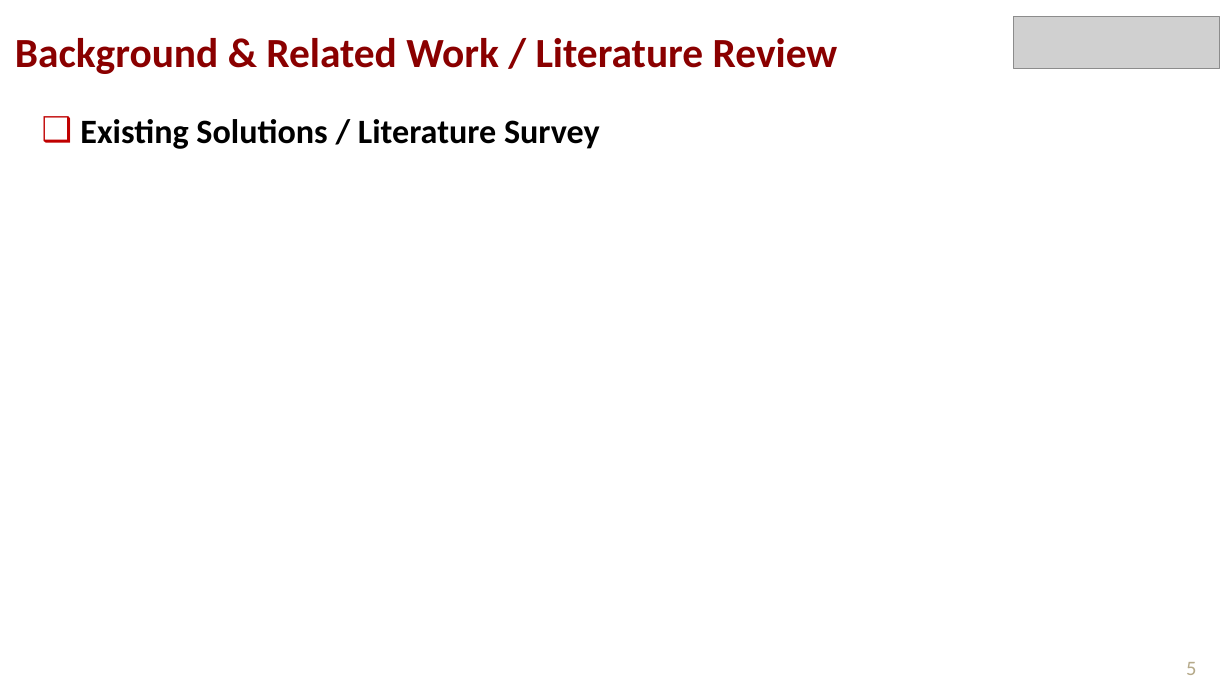
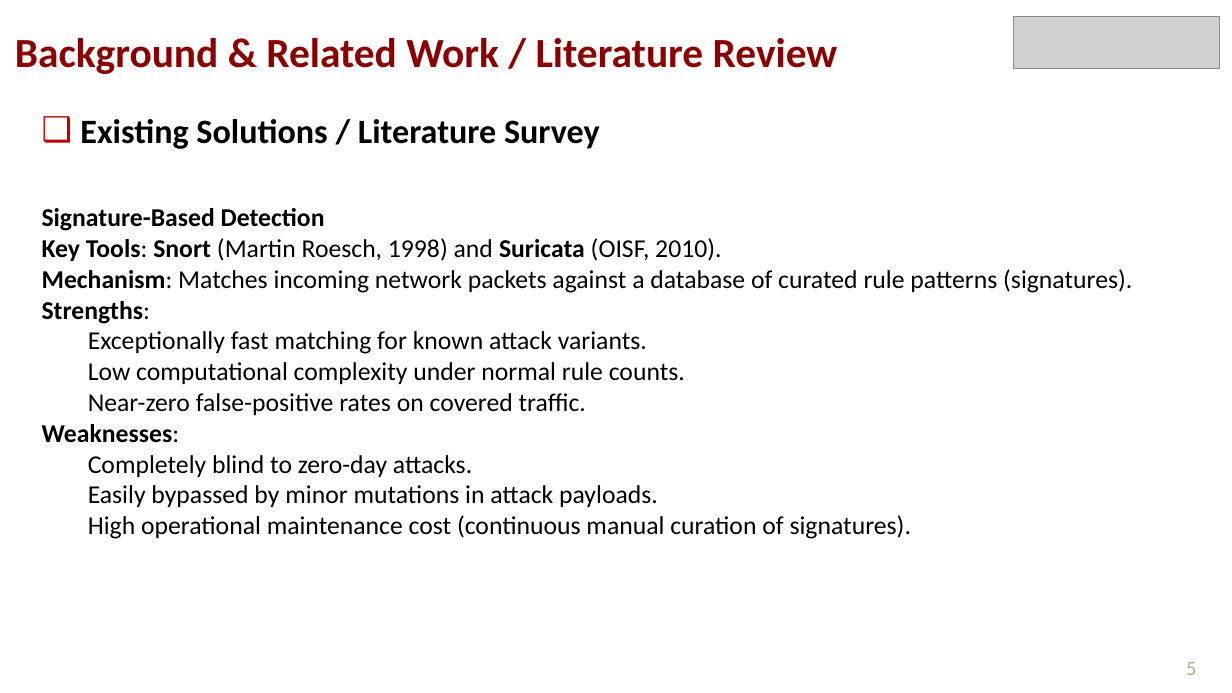
Before and after one commit to syedmaax/Intrusion-Detection, a slide deck: slide 5 of SCOPE_SDP_Template_May_2026.pptx. Drawn at 1232x693 pixels with LibreOffice and Linux fonts; fonts in the diff are those of the drawing; grey boxes stand for pictures. Boxes give left, top, right and bottom in pixels: in the first picture for what was removed or moved away, otherwise in the second. Text is boxed around its words. In the diff, an @@ line names an element or a change of style, - is before the commit and + after.

Commit message:
Update intrusion detection project assets

```diff
--- a/SCOPE_SDP_Template_May_2026.pptx
+++ b/SCOPE_SDP_Template_May_2026.pptx
@@ text at (x1=42, y1=208, x2=1132, y2=539): paragraphs added @@
+Signature-Based Detection
+Key Tools: Snort (Martin Roesch, 1998) and Suricata (OISF, 2010).
+Mechanism: Matches incoming network packets against a database of curated rule patterns (signatures).
+Strengths:
+  Exceptionally fast matching for known attack variants.
+  Low computational complexity under normal rule counts.
+  Near-zero false-positive rates on covered traffic.
+Weaknesses:
+  Completely blind to zero-day attacks.
+  Easily bypassed by minor mutations in attack payloads.
+  High operational maintenance cost (continuous manual curation of signatures).
```
Also in this commit, not shown: 7 other slides changed, 2 slides removed, 16 other files.
